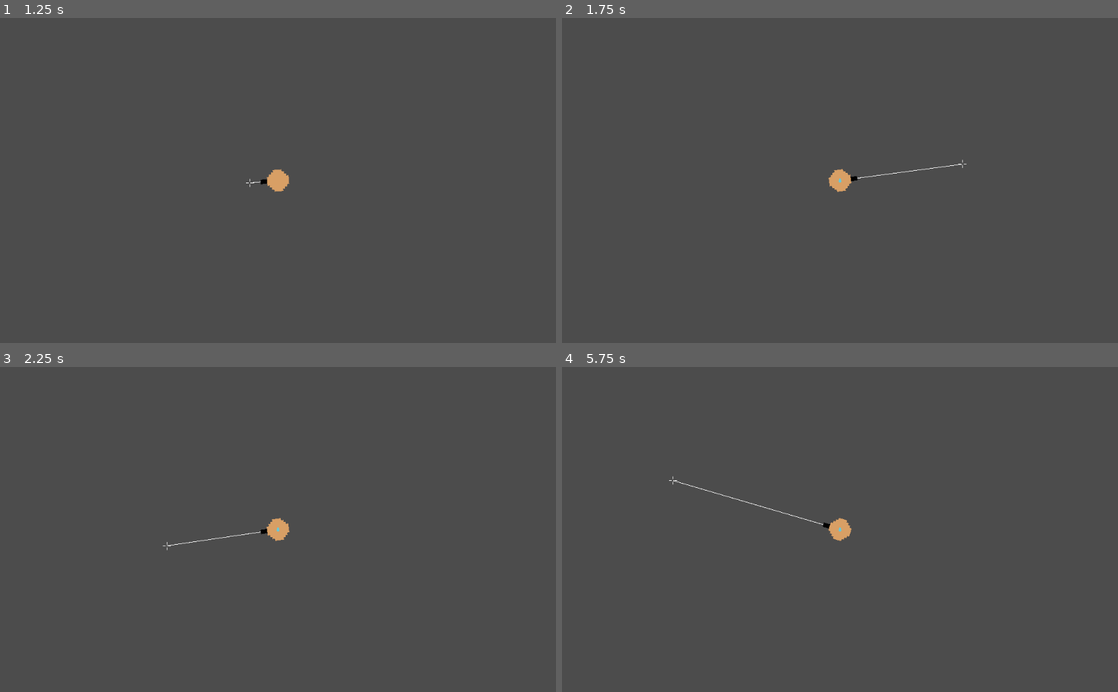
Above: before the commit, frames 1-4 (two rows, left to right).
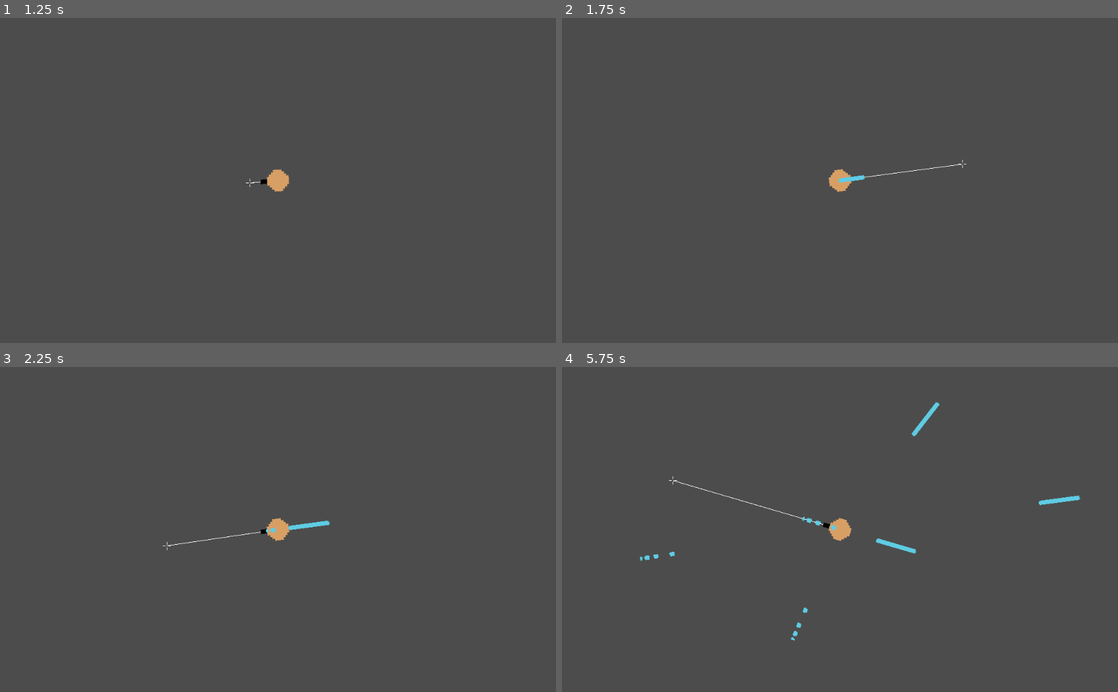
Above: after the commit, the same moments.

Repository: EagleJammers/Night-of-the-Living-Turkeys
Game: Godot game, scene res://scenes/title_screen.tscn
Two runs of this game, one before a commit and one after it. Both use one fixed random seed, a clock stepped at 60 frames per second and the inputs below.
Inputs (mouse positions are in pixels of both pictures, inside the frame that each line leads up to):
- Up to frame 1 (1.25 s): click (250, 183) at 0.5 s
- Up to frame 2 (1.75 s): tap Enter at 1.25 s; move the mouse to (962, 164) at 1.27 s; hold Space (ui_select) from 1.28 s (still down)
- Up to frame 3 (2.25 s): move the mouse to (166, 545) at 2.02 s; release Space (ui_select) at 2.03 s; tap Space (ui_select) at 2.1 s
- Up to frame 4 (5.75 s): tap Space (ui_select) at 2.27, 2.57, 3.6, 3.77, 4.07, 5.1, 5.27, 5.57 s; move the mouse to (895, 458) at 2.77 s; hold Space (ui_select) 2.78-3.53 s; move the mouse to (812, 594) at 3.52 s; move the mouse to (1006, 578) at 4.27 s; hold Space (ui_select) 4.28-5.03 s; move the mouse to (673, 480) at 5.02 s

Frame 1 is identical in both runs. In frame 2, less than 0.1% of the frame differs, in the area x 50-55%, y 48-51%; in frame 3, 0.1%; in frame 4, 0.5%, in the area x 14-94%, y 10-85%.

Commit message:
implement bullet movement

Diff:
--- a/scenes/game_window.gd
+++ b/scenes/game_window.gd
@@ -35,5 +35,6 @@
 	var sprite: Sprite = Sprite.new()
 	sprite.texture = BulletSprite
 	bullet.add_child(sprite)
-	bullet.set_script(load("res://scripts/bulllet.gd"))
+	bullet.set_script(load("res://scripts/bullet.gd"))
 	get_node(".").add_child(bullet)
+	bullet.set_process(true)
--- a/scripts/bullet.gd
+++ b/scripts/bullet.gd
@@ -9,9 +9,7 @@
 
 # Called when the node enters the scene tree for the first time.
 func _ready():
-	dest = get_viewport().get_mouse_position()
-	look_at(dest)
-	dest = Vector2(100, 0).rotated(rotation)
+	look_at(self.get_local_mouse_position())
 	pass # Replace with function body.
 
 
